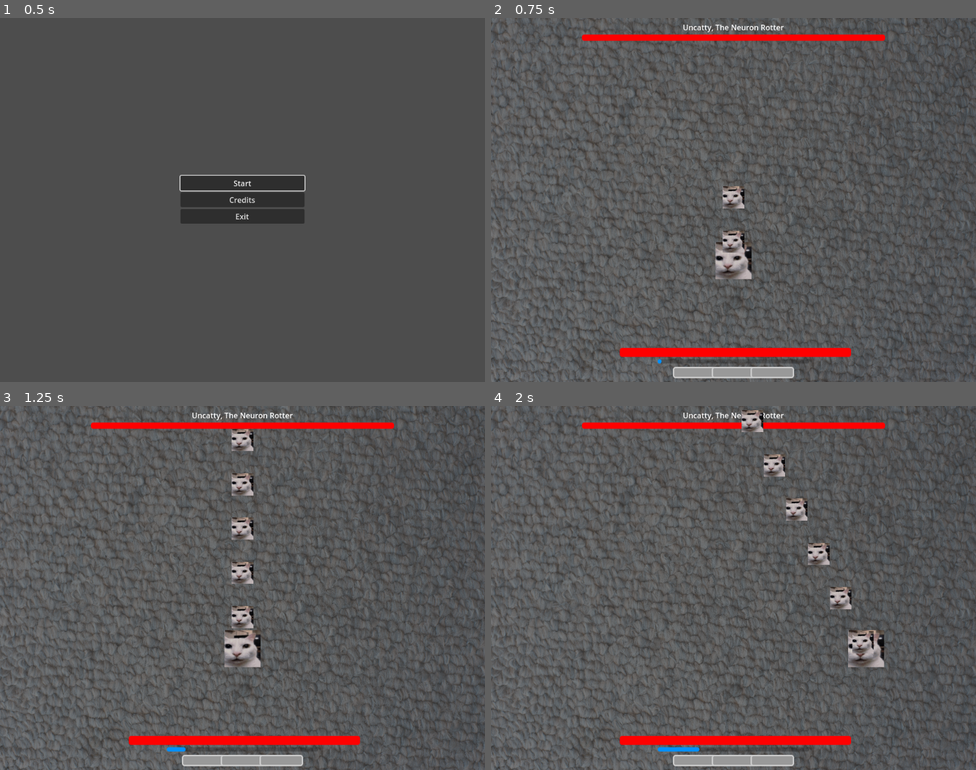
Above: before the commit, frames 1-4 (two rows, left to right).
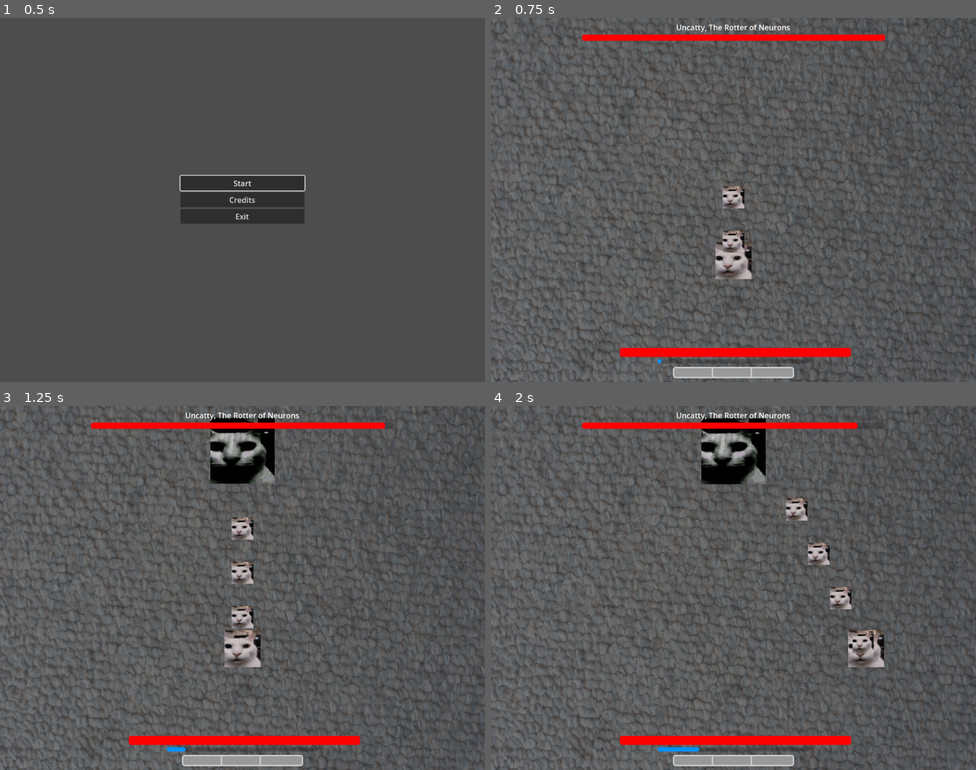
Above: after the commit, the same moments.

Repository: maskenary/canny-cat-game
Game: Godot game, scene res://Scenes/main.tscn
Two runs of this game, one before a commit and one after it. Both use one fixed random seed, a clock stepped at 60 frames per second and the inputs below.
Inputs:
- Up to frame 1 (0.5 s): no input
- Up to frame 2 (0.75 s): click "Start" at 0.5 s
- Up to frame 3 (1.25 s): no input
- Up to frame 4 (2 s): hold D (right) from 1.28 s (still down); hold Shift (dodge) from 1.28 s (still down)

Frame 1 is identical in both runs. In frame 2, 0.2% of the frame differs, in the area x 38-62%, y 1-4%; in frame 3, 2.3%; in frame 4, 2.6%, in the area x 38-82%, y 1-22%.

Commit message:
transfer

Diff:
--- a/Scenes/Boss/boss.tscn
+++ b/Scenes/Boss/boss.tscn
@@ -11,22 +11,10 @@
 tracks/0/type = "value"
 tracks/0/imported = false
 tracks/0/enabled = true
-tracks/0/path = NodePath(".:position")
+tracks/0/path = NodePath("Sprite2D:offset")
 tracks/0/interp = 1
 tracks/0/loop_wrap = true
 tracks/0/keys = {
-"times": PackedFloat32Array(0),
-"transitions": PackedFloat32Array(1),
-"update": 0,
-"values": [Vector2(512, -192)]
-}
-tracks/1/type = "value"
-tracks/1/imported = false
-tracks/1/enabled = true
-tracks/1/path = NodePath("Sprite2D:offset")
-tracks/1/interp = 1
-tracks/1/loop_wrap = true
-tracks/1/keys = {
 "times": PackedFloat32Array(0),
 "transitions": PackedFloat32Array(1),
 "update": 0,
@@ -49,56 +37,37 @@
 "values": [Vector2(0, 0), Vector2(0, -32), Vector2(0, 0)]
 }
 
-[sub_resource type="Animation" id="Animation_xoi2g"]
-resource_name = "enter_stage"
+[sub_resource type="Animation" id="Animation_6wnaa"]
+resource_name = "moving"
+length = 0.125
+loop_mode = 1
+step = 0.025
 tracks/0/type = "value"
 tracks/0/imported = false
 tracks/0/enabled = true
-tracks/0/path = NodePath(".:position")
+tracks/0/path = NodePath("Sprite2D:offset")
 tracks/0/interp = 1
 tracks/0/loop_wrap = true
 tracks/0/keys = {
-"times": PackedFloat32Array(0, 1),
-"transitions": PackedFloat32Array(0.5, 1),
+"times": PackedFloat32Array(0, 0.025, 0.05, 0.075, 0.1, 0.125),
+"transitions": PackedFloat32Array(1, 1, 1, 1, 1, 1),
 "update": 0,
-"values": [Vector2(512, -192), Vector2(512, 160)]
+"values": [Vector2(0, 0), Vector2(100, -100), Vector2(100, 100), Vector2(-100, -100), Vector2(-100, 100), Vector2(0, 0)]
 }
 
 [sub_resource type="AnimationLibrary" id="AnimationLibrary_4q7vj"]
 _data = {
 "RESET": SubResource("Animation_wrkxq"),
-"enter_stage": SubResource("Animation_xoi2g"),
-"idle": SubResource("Animation_chay0")
+"idle": SubResource("Animation_chay0"),
+"moving": SubResource("Animation_6wnaa")
 }
 
-[sub_resource type="AnimationNodeAnimation" id="AnimationNodeAnimation_5tyuk"]
-animation = &"enter_stage"
-
-[sub_resource type="AnimationNodeAnimation" id="AnimationNodeAnimation_bqhxk"]
-animation = &"idle"
-
-[sub_resource type="AnimationNodeStateMachineTransition" id="AnimationNodeStateMachineTransition_obxld"]
-advance_mode = 2
-
-[sub_resource type="AnimationNodeStateMachineTransition" id="AnimationNodeStateMachineTransition_k08el"]
-advance_mode = 2
-
-[sub_resource type="AnimationNodeStateMachineTransition" id="AnimationNodeStateMachineTransition_xqma4"]
-advance_mode = 2
-
-[sub_resource type="AnimationNodeStateMachine" id="AnimationNodeStateMachine_38aph"]
-states/End/position = Vector2(1069, 100)
-states/Start/position = Vector2(181, 100)
-states/enter_stage/node = SubResource("AnimationNodeAnimation_5tyuk")
-states/enter_stage/position = Vector2(409, 100)
-states/idle/node = SubResource("AnimationNodeAnimation_bqhxk")
-states/idle/position = Vector2(675, 94)
-transitions = ["Start", "enter_stage", SubResource("AnimationNodeStateMachineTransition_obxld"), "enter_stage", "idle", SubResource("AnimationNodeStateMachineTransition_k08el"), "idle", "End", SubResource("AnimationNodeStateMachineTransition_xqma4")]
-
-[node name="Boss" type="Area2D"]
-position = Vector2(512, -192)
+[node name="Boss" type="Area2D" node_paths=PackedStringArray("anim_player", "sprite", "active_timer")]
 scale = Vector2(0.2, 0.2)
 script = ExtResource("1_3i17d")
+anim_player = NodePath("AnimationPlayer")
+sprite = NodePath("Sprite2D")
+active_timer = NodePath("ActiveTimer")
 metadata/_edit_group_ = true
 
 [node name="Sprite2D" type="Sprite2D" parent="."]
@@ -114,8 +83,8 @@
 "": SubResource("AnimationLibrary_4q7vj")
 }
 
-[node name="AnimationTree" type="AnimationTree" parent="."]
-tree_root = SubResource("AnimationNodeStateMachine_38aph")
-anim_player = NodePath("../AnimationPlayer")
+[node name="ActiveTimer" type="Timer" parent="."]
+one_shot = true
 
 [connection signal="area_entered" from="." to="." method="_on_area_entered"]
+[connection signal="timeout" from="ActiveTimer" to="." method="_on_active_timer_timeout"]
--- a/Scenes/player.tscn
+++ b/Scenes/player.tscn
@@ -21,6 +21,22 @@
 "values": [6.28319]
 }
 
+[sub_resource type="Animation" id="Animation_8jyex"]
+resource_name = "dodge_left"
+length = 0.2
+tracks/0/type = "value"
+tracks/0/imported = false
+tracks/0/enabled = true
+tracks/0/path = NodePath(".:rotation")
+tracks/0/interp = 1
+tracks/0/loop_wrap = true
+tracks/0/keys = {
+"times": PackedFloat32Array(0, 0.2),
+"transitions": PackedFloat32Array(1, 1),
+"update": 0,
+"values": [0.0, -6.28319]
+}
+
 [sub_resource type="Animation" id="Animation_f5j7i"]
 resource_name = "dodge_right"
 length = 0.2
@@ -35,22 +51,6 @@
 "transitions": PackedFloat32Array(1, 1),
 "update": 0,
 "values": [0.0, 6.28319]
-}
-
-[sub_resource type="Animation" id="Animation_8jyex"]
-resource_name = "dodge_left"
-length = 0.2
-tracks/0/type = "value"
-tracks/0/imported = false
-tracks/0/enabled = true
-tracks/0/path = NodePath(".:rotation")
-tracks/0/interp = 1
-tracks/0/loop_wrap = true
-tracks/0/keys = {
-"times": PackedFloat32Array(0, 0.2),
-"transitions": PackedFloat32Array(1, 1),
-"update": 0,
-"values": [0.0, -6.28319]
 }
 
 [sub_resource type="AnimationLibrary" id="AnimationLibrary_0c2v4"]
@@ -73,7 +73,6 @@
 texture = ExtResource("2_7xyrw")
 
 [node name="CollisionShape2D" type="CollisionShape2D" parent="."]
-visible = false
 position = Vector2(1.4782e-05, 1.09672e-05)
 shape = SubResource("RectangleShape2D_npjmi")
 
--- a/Scenes/world.tscn
+++ b/Scenes/world.tscn
@@ -4,10 +4,11 @@
 [ext_resource type="PackedScene" uid="uid://c6gfxycj2603q" path="res://Scenes/background.tscn" id="1_gmfif"]
 [ext_resource type="PackedScene" uid="uid://deo5knsxsjhly" path="res://Scenes/player.tscn" id="2_v6v5h"]
 
-[node name="World" type="Node" node_paths=PackedStringArray("player", "boss_spawn")]
+[node name="World" type="Node" node_paths=PackedStringArray("player", "boss_spawn", "boss_initial")]
 script = ExtResource("1_byq4o")
 player = NodePath("Player")
 boss_spawn = NodePath("BossSpawn")
+boss_initial = NodePath("BossPosition2")
 
 [node name="Background" parent="." instance=ExtResource("1_gmfif")]
 modulate = Color(1, 1, 1, 0.294118)
@@ -18,6 +19,15 @@
 [node name="BossSpawn" type="Marker2D" parent="."]
 position = Vector2(512, -192)
 
+[node name="BossPosition1" type="Marker2D" parent="."]
+position = Vector2(128, 192)
+
+[node name="BossPosition2" type="Marker2D" parent="."]
+position = Vector2(512, 96)
+
+[node name="BossPosition3" type="Marker2D" parent="."]
+position = Vector2(896, 192)
+
 [connection signal="bullet_fired" from="Player" to="." method="_on_player_bullet_fired"]
 [connection signal="charges_changed" from="Player" to="." method="_on_player_charges_changed"]
 [connection signal="damage_taken" from="Player" to="." method="_on_player_damage_taken"]
--- a/Scripts/Boss/boss.gd
+++ b/Scripts/Boss/boss.gd
@@ -3,8 +3,24 @@
 signal boss_damage_taken(hp)
 signal boss_died
 
-var boss_name = "Uncatty, The Neuron Rotter"
+@export var anim_player: Node
+@export var sprite: Node
+@export var active_timer: Node
+var boss_name = "Uncatty, The Rotter of Neurons"
 var hp = 100
+var speed = 600
+var active_timelength = 5
+
+# Set from creator
+var boss_positions = []
+var boss_positions_index = 0
+
+enum States {
+	ACTIVE,
+	MOVING,
+}
+var state = States.MOVING;
+var target_position = Vector2.ZERO
 
 func _on_area_entered(area: Area2D) -> void:
 	hp -= 1
@@ -13,3 +29,46 @@
 
 	if hp <= 0:
 		emit_signal("boss_died")
+
+func animate_self(animation):
+	if anim_player.current_animation != animation:
+		anim_player.play(animation)
+
+func set_target_position(x, y):
+	target_position = Vector2(x, y)
+
+func _process(delta: float) -> void:
+	if state == States.MOVING:
+		animate_self("moving")
+		sprite.modulate = Color(0.533, 0, 0)
+		if position == target_position:
+			state = States.ACTIVE
+
+	elif state == States.ACTIVE:
+		sprite.modulate = Color(1, 1, 1)
+		animate_self("idle")
+
+
+func _physics_process(delta: float) -> void:
+	if state == States.MOVING:
+		var move_dir = position.direction_to(target_position)
+		var x_movement = move_dir.x * speed * delta
+		var y_movement = move_dir.y * speed * delta
+		if target_position.x - position.x < x_movement:
+			position.x = target_position.x
+		else:
+			position.x += x_movement
+
+		if target_position.y - position.y < x_movement:
+			position.y = target_position.y
+		else:
+			position.y += y_movement
+
+
+
+
+func _on_active_timer_timeout() -> void:
+	boss_positions_index+=1
+	var next_position = boss_positions[boss_positions_index]
+	set_target_position(next_position.x, next_position.y)
+	state = States.MOVING
--- a/Scripts/world.gd
+++ b/Scripts/world.gd
@@ -10,6 +10,7 @@
 var boss_interface_instance
 @export var player: Node
 @export var boss_spawn: Node
+@export var boss_initial: Node
 
 func spawn_boss():
 	boss_instance = boss.instantiate()
@@ -23,6 +24,8 @@
 	boss_instance.boss_damage_taken.connect(boss_interface_instance.update_healthbar)
 	boss_instance.boss_died.connect(cleanup_boss)
 	boss_interface_instance.set_values(boss_instance.boss_name, boss_instance.hp)
+
+	boss_instance.set_target_position(boss_initial.position.x, boss_initial.position.y)
 
 func cleanup_boss():
 	boss_instance.queue_free()
Not shown: 1 places in Scenes/Boss/boss.tscn that only renumber resources
